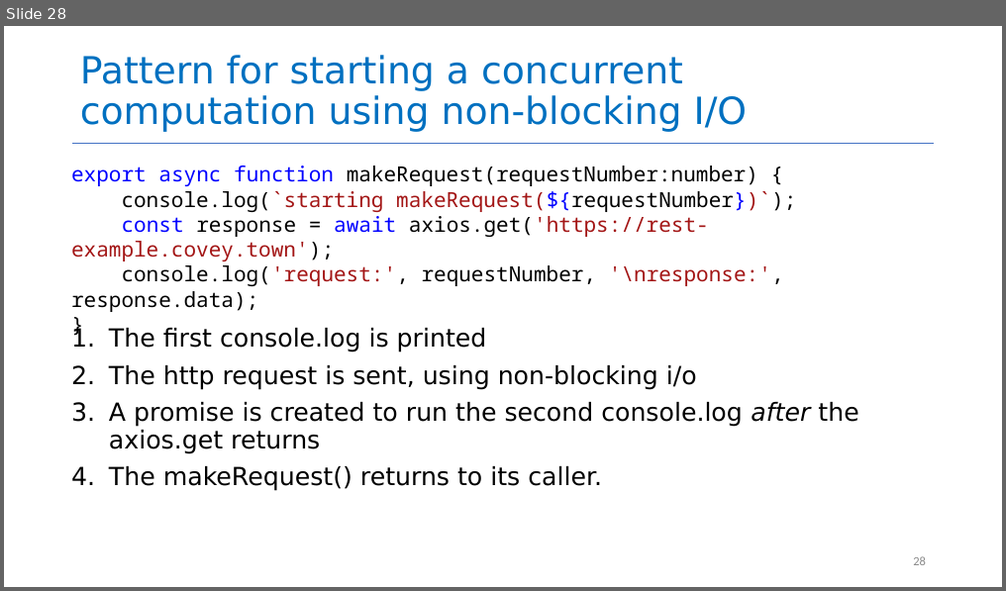
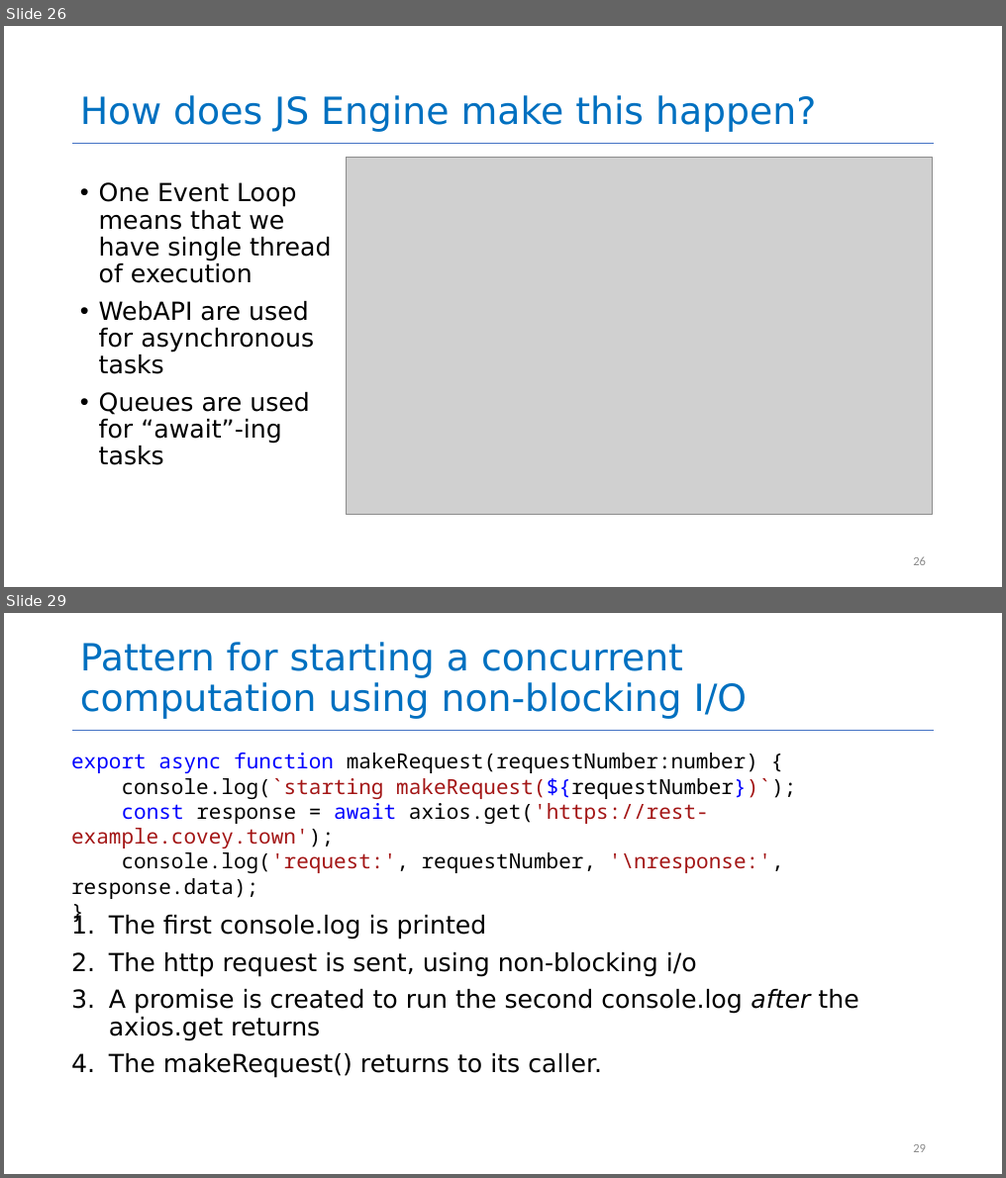
Before and after one commit to neu-se/CS4530-Spring-2025, a slide deck: Slides/Module 06 Concurrency Patterns in Typescript.pptx. Shown one above the other, each under a label of ours: slide 28 before the commit, slides 26 and 29 after it; the slides between them are not shown. The pictures are 1006x591 and 1006x1178 pixels, drawn with LibreOffice and Linux fonts; fonts in the diff are those of the drawing; grey boxes stand for pictures. Boxes give left, top, right and bottom in pixels: in the first picture for what was removed or moved away, otherwise in the second. Text is boxed around its words. In the diff, an @@ line names an element or a change of style, - is before the commit and + after.

Commit message:
tweaked slides and added ones back for event loop

```diff
--- a/Slides/Module 06 Concurrency Patterns in Typescript.pptx
+++ b/Slides/Module 06 Concurrency Patterns in Typescript.pptx
@@ slide 26 added at (4, 26, 1002, 587), background #FFFFFF; not listed: 1 template element that a slide beside it also shows @@
@@ title added at (80, 95, 816, 132), 36 pt, text #0070C0 @@
+How does JS Engine make this happen?
@@ picture added at (347, 158, 933, 515) @@
@@ text added at (99, 182, 332, 466), 24 pt, text #000000 @@
+• One Event Loop means that we have single thread of execution
+• WebAPI are used for asynchronous tasks
+• Queues are used for “await”-ing tasks
@@ page number added at (913, 557, 926, 566), 12 pt, text #8C8C8C @@
+26
@@ what was slide 28 is now slide 29 @@
```
Also in this commit, not shown: 11 slides changed, 2 other slides added, 1 slide removed, 1 other file.
